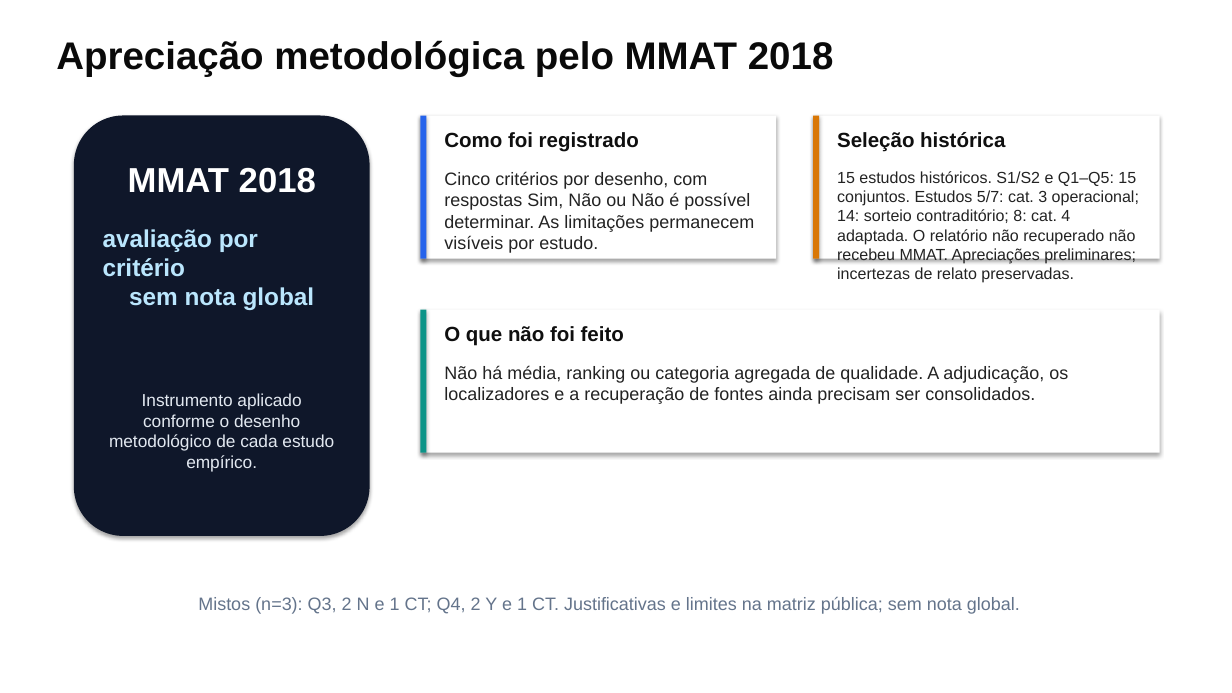
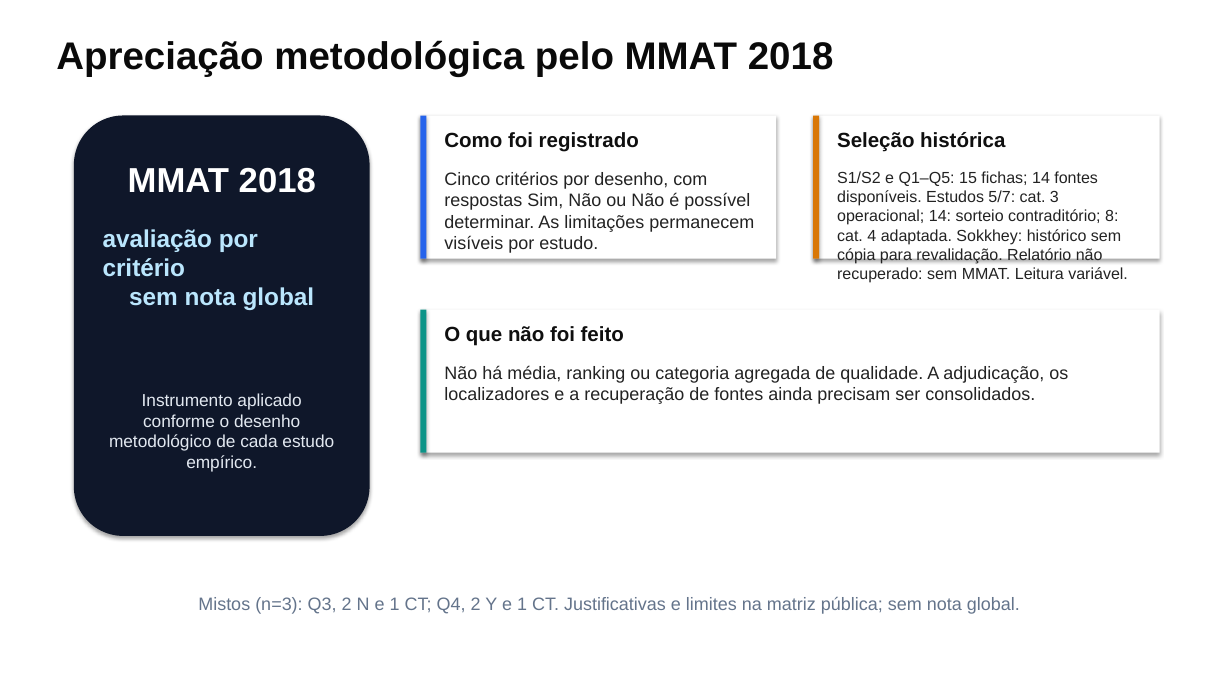
Before and after one commit to thalesfb/ccw, a slide deck: slide 13 of results/tcc/presentation/ensino_personalizado_de_matematica_tcc.pptx. Drawn at 1232x693 pixels with LibreOffice and Linux fonts; fonts in the diff are those of the drawing. Boxes give left, top, right and bottom in pixels: in the first picture for what was removed or moved away, otherwise in the second. Text is boxed around its words. In the diff, an @@ line names an element or a change of style, - is before the commit and + after.

Commit message:
:memo: docs(tcc): clarify MMAT source coverage and limits (#142)

```diff
--- a/results/tcc/presentation/ensino_personalizado_de_matematica_tcc.pptx
+++ b/results/tcc/presentation/ensino_personalizado_de_matematica_tcc.pptx
@@ text at [837,171,1128,283]: text changed @@
-15 estudos históricos. S1/S2 e Q1–Q5: 15 conjuntos. Estudos 5/7: cat. 3 operacional; 14: sorteio contraditório; 8: cat. 4 adaptada. O relatório não recuperado não recebeu MMAT. Apreciações preliminares; incertezas de relato preservadas.
+S1/S2 e Q1–Q5: 15 fichas; 14 fontes disponíveis. Estudos 5/7: cat. 3 operacional; 14: sorteio contraditório; 8: cat. 4 adaptada. Sokkhey: histórico sem cópia para revalidação. Relatório não recuperado: sem MMAT. Leitura variável.
```
Also in this commit, not shown: 21 other files.
